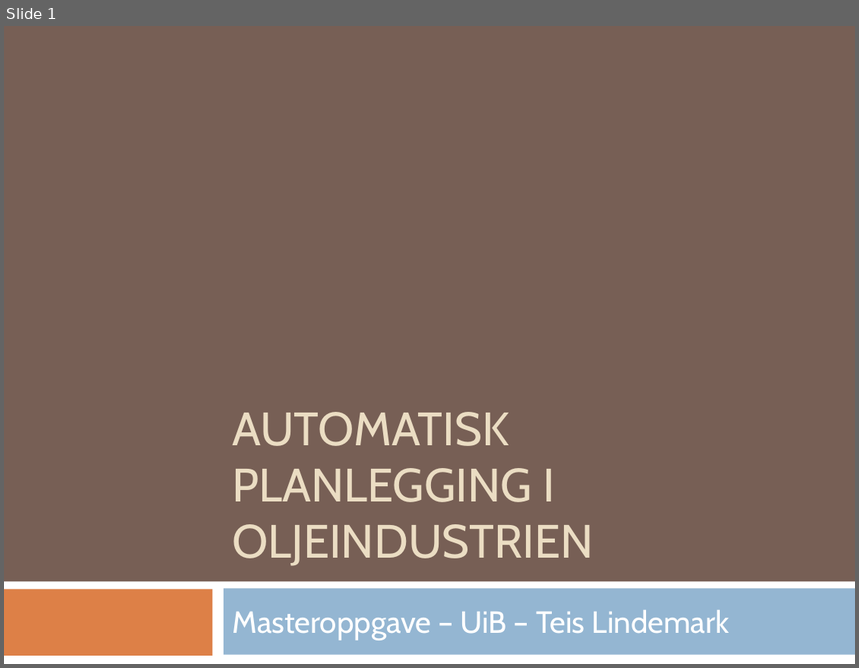
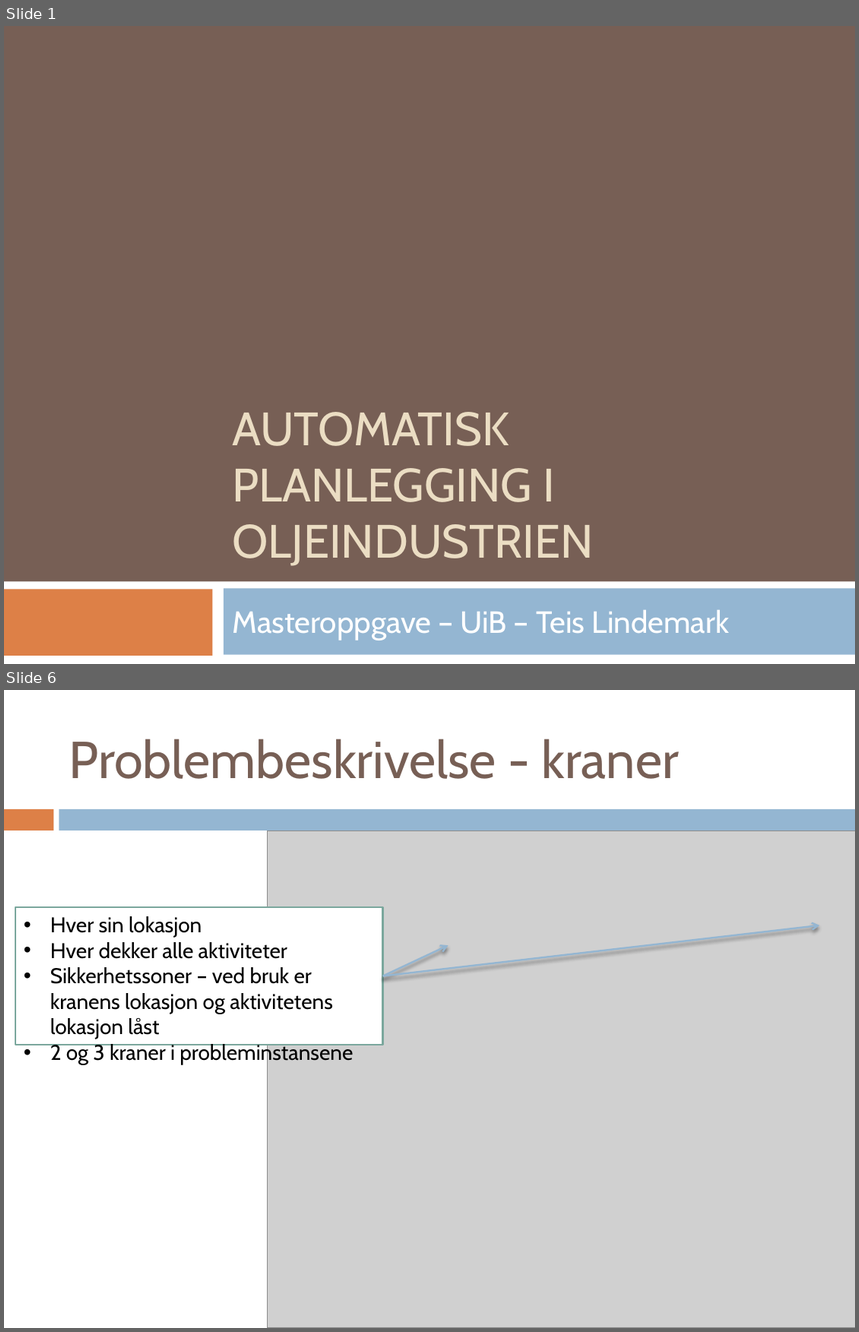
Before and after one commit to teilin/M.sc-UiB, a slide deck: Presentasjon/msc_presentasjon.pptx. Shown one above the other, each under a label of ours: slide 1 before the commit, slides 1 and 6 after it; the slides between them are not shown. The pictures are 859x668 and 859x1332 pixels, drawn with LibreOffice and Linux fonts; fonts in the diff are those of the drawing; grey boxes stand for pictures. Boxes give left, top, right and bottom in pixels: in the first picture for what was removed or moved away, otherwise in the second. Text is boxed around its words. In the diff, an @@ line names an element or a change of style, - is before the commit and + after.

```diff
--- a/Presentasjon/msc_presentasjon.pptx
+++ b/Presentasjon/msc_presentasjon.pptx
@@ slide 6 added at <box>4,690,855,1328</box>, background #FFFFFF @@
@@ title added at <box>69,739,679,779</box>, 44 pt, text #775F55 @@
+Problembeskrivelse - kraner
@@ rectangle added at <box>4,809,53,831</box>, fill #DD8047 @@
@@ rectangle added at <box>59,809,855,831</box>, fill #94B6D2 @@
@@ picture added at <box>268,831,855,1328</box> @@
@@ rectangle added at <box>15,907,382,1045</box>, fill #FFFFFF, outline #7BA79D 1.5 pt, 18 pt, text #000000 @@
+• Hver sin lokasjon
+• Hver dekker alle aktiviteter
+• Sikkerhetssoner – ved bruk er kranens lokasjon og aktivitetens lokasjon låst
+• 2 og 3 kraner i probleminstansene
@@ arrow added from (382, 976) to (819, 926), #94B6D2 1.5 pt @@
@@ arrow added from (382, 976) to (449, 945), #94B6D2 1.5 pt @@
```
Also in this commit, not shown: 1 slide changed, 28 other slides added, 9 slides removed, 35 other files.
